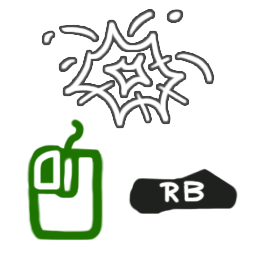
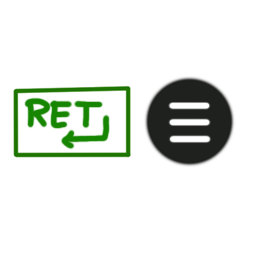
Two versions of the same layered image (256 × 256). Layer-by-layer changes:
hid "Layer 3" over [43, 10, 213, 127]
hid "fire" over [26, 118, 238, 241]
showed "restart", painted on it over [24, 97, 212, 150]
showed "Layer 2" over [20, 87, 221, 162]
showed "swap" over [13, 71, 236, 172]
